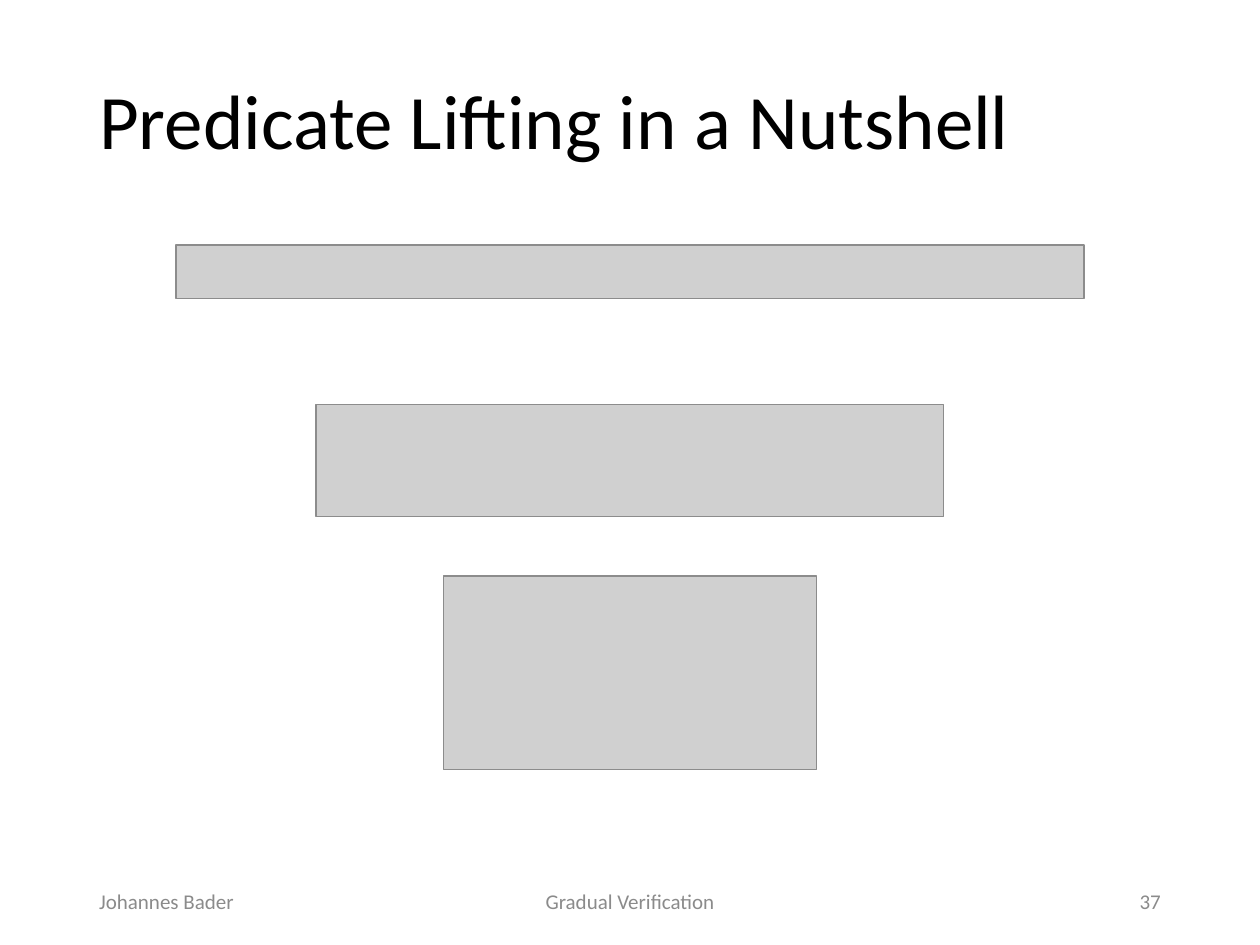
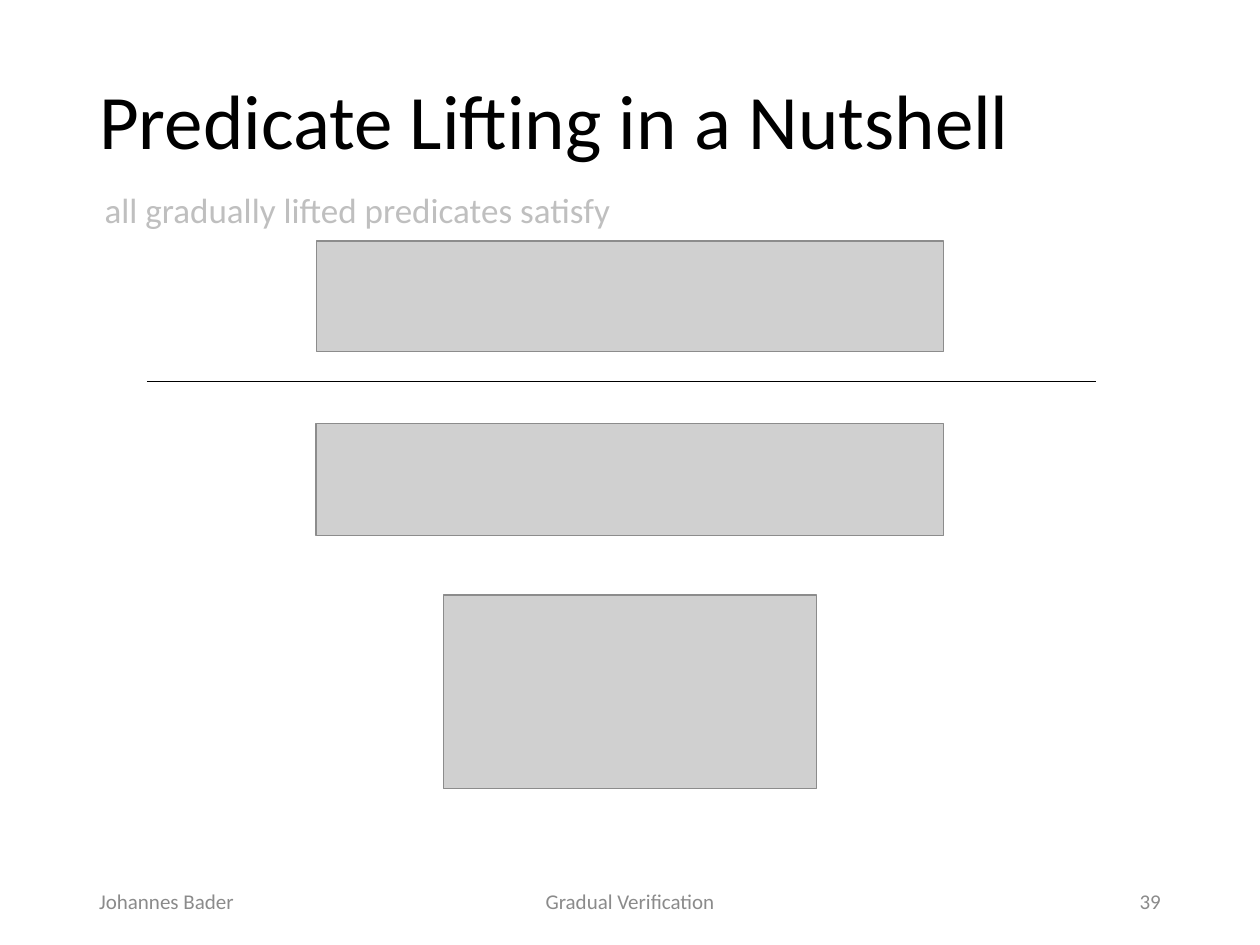
Before and after one commit to olydis/GradVerThesis, a slide deck: slide 39 of presentation/PLunch.pptx (slide 37 before the commit). Drawn at 1260x945 pixels with LibreOffice and Linux fonts; fonts in the diff are those of the drawing; grey boxes stand for pictures. Boxes give left, top, right and bottom in pixels: in the first picture for what was removed or moved away, otherwise in the second. Text is boxed around its words. In the diff, an @@ line names an element or a change of style, - is before the commit and + after.

```diff
--- a/presentation/PLunch.pptx
+++ b/presentation/PLunch.pptx
@@ text added at (105,199,610,229), 20 pt, text #BFBFBF @@
+all gradually lifted predicates satisfy
@@ picture removed at (176,246,1085,299) @@
@@ picture added at (316,241,944,352) @@
@@ line added from (147, 382) to (1096, 382), #000000 0.5 pt @@
@@ picture: place and size @@
-picture at (316,404,944,517)
+picture at (316,423,944,536)
@@ picture: place and size @@
-picture at (444,576,816,770)
+picture at (444,595,816,789)
@@ page number at (1140,895,1161,909): text changed @@
-37
+39
```
Also in this commit, not shown: 14 other slides changed, 2 slides added, 1 other file.
